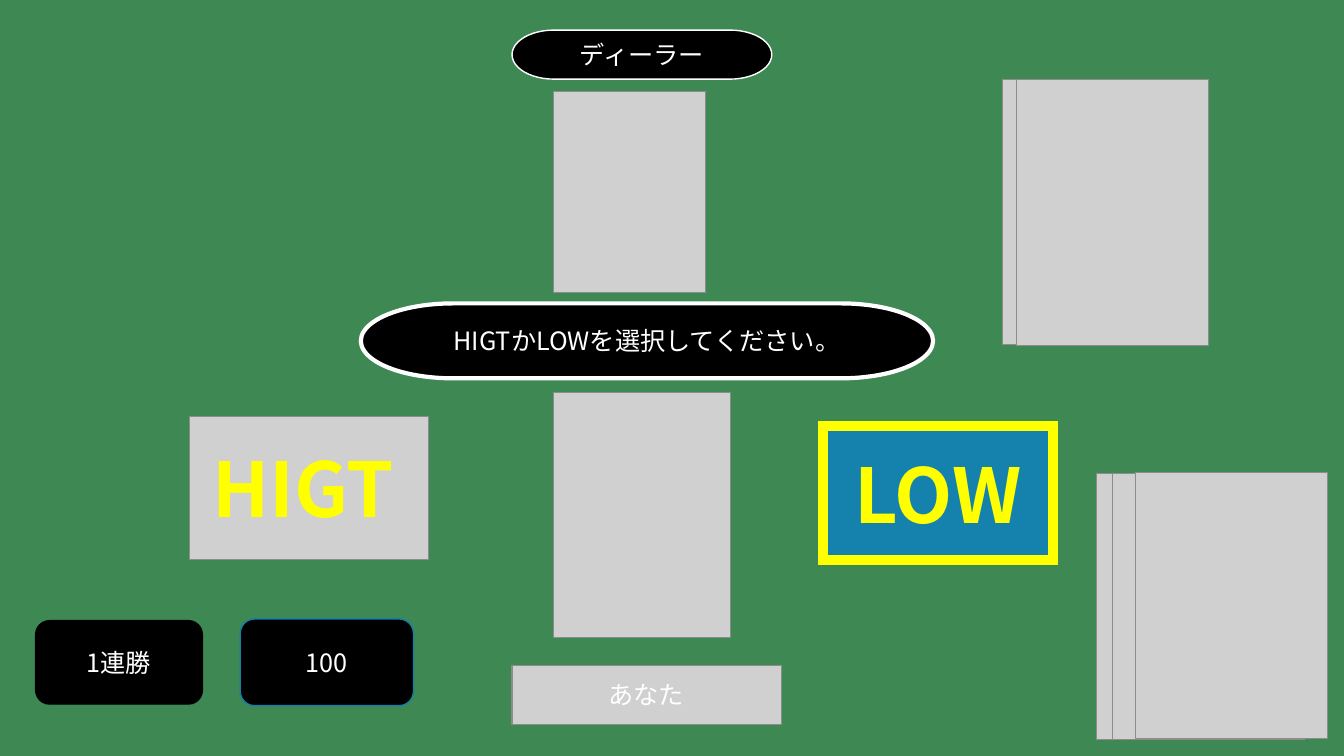
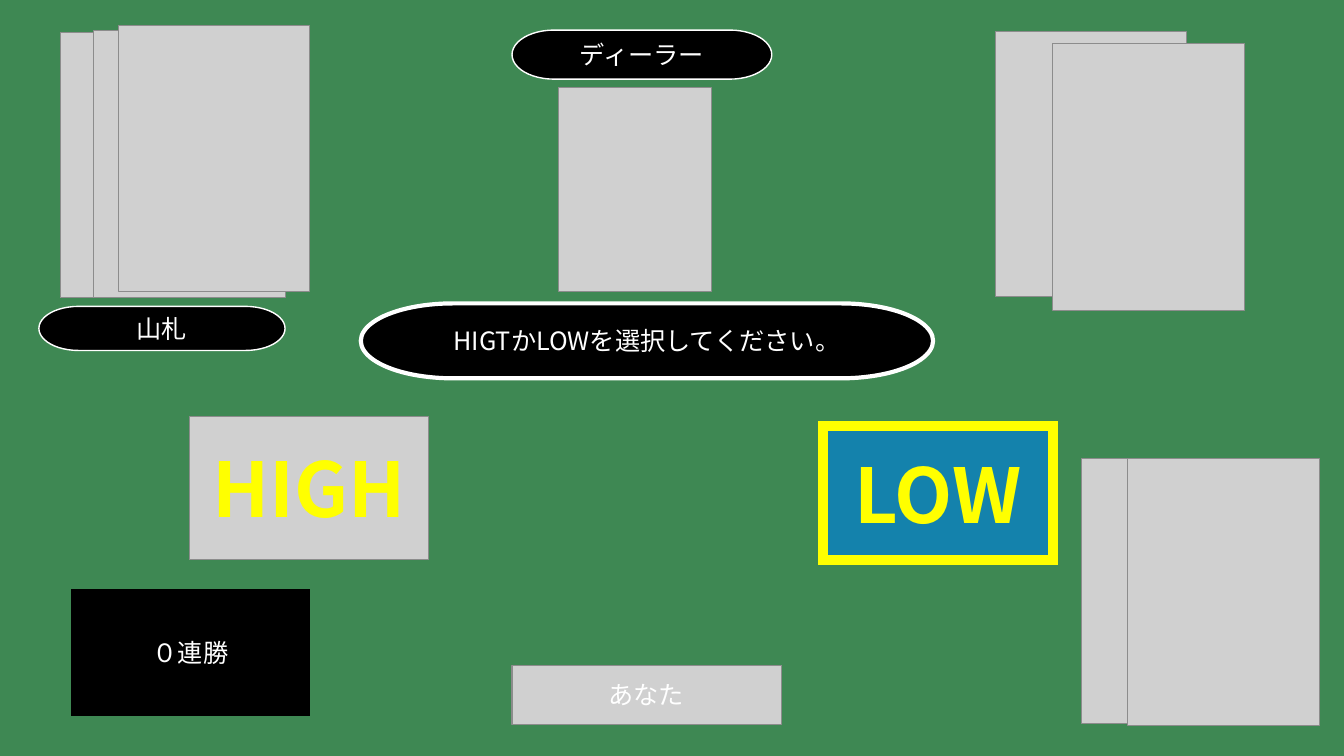
Before and after one commit to t-kobashi09/Highandlow, a slide deck: slide 2 of 設計/画面設計.pptx. Drawn at 1344x756 pixels with LibreOffice and Linux fonts; fonts in the diff are those of the drawing; grey boxes stand for pictures. Boxes give left, top, right and bottom in pixels: in the first picture for what was removed or moved away, otherwise in the second. Text is boxed around its words. In the diff, an @@ line names an element or a change of style, - is before the commit and + after.

```diff
--- a/設計/画面設計.pptx
+++ b/設計/画面設計.pptx
@@ picture added at [119, 26, 310, 291] @@
@@ picture: place and size @@
-picture at [554, 392, 730, 637]
+picture at [60, 33, 251, 298]
@@ picture added at [93, 30, 285, 297] @@
@@ picture: place and size @@
-picture at [1003, 80, 1194, 345]
+picture at [995, 31, 1186, 296]
@@ picture: place and size @@
-picture at [1017, 80, 1210, 347]
+picture at [1053, 43, 1245, 311]
@@ picture: place and size @@
-picture at [554, 92, 706, 293]
+picture at [559, 88, 712, 291]
@@ pill shape added at [39, 307, 285, 351], fill #000000, outline #FFFFFF 1 pt, 18 pt, text #FFFFFF @@
+山札
@@ text at [212, 460, 406, 518]: text changed @@
-HIGT
+HIGH
@@ picture: place and size @@
-picture at [1097, 473, 1290, 740]
+picture at [1082, 459, 1272, 724]
@@ picture: place and size @@
-picture at [1113, 473, 1306, 740]
+picture at [1127, 459, 1320, 726]
@@ picture removed at [1135, 472, 1328, 739] @@
@@ rectangle added at [72, 590, 310, 716], fill #000000, outline #000000 1 pt, 18 pt, text #FFFFFF @@
+０連勝
@@ rounded rectangle removed at [35, 621, 202, 705] @@
-1連勝
@@ rounded rectangle removed at [240, 619, 413, 706] @@
-100
```
Also in this commit, not shown: 4 other slides changed.
